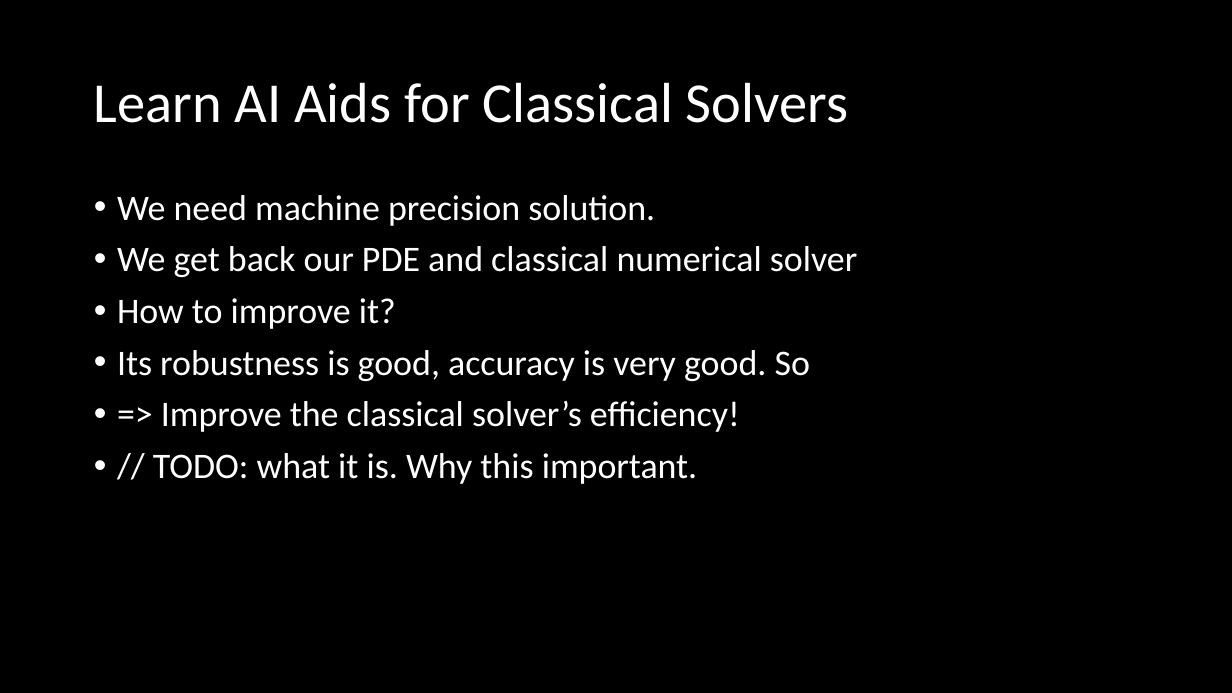
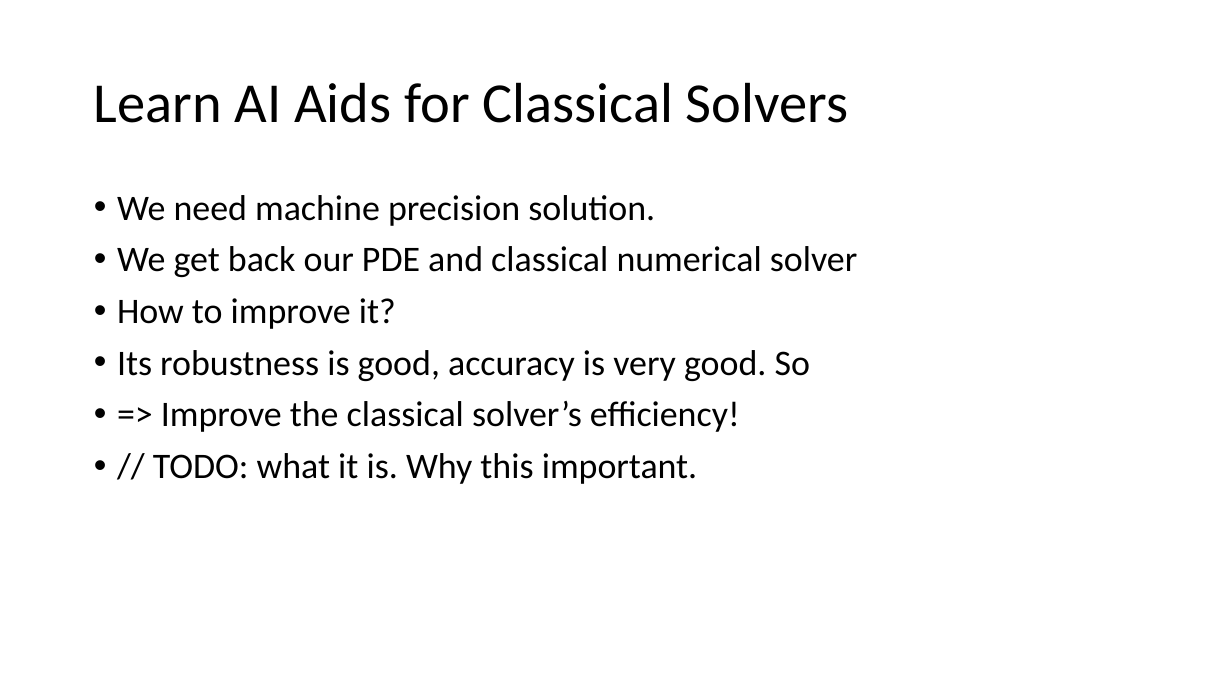
Before and after one commit to Adversarr/ai-for-sim-ustc-cg26, a slide deck: slide 14 of ai4s-cg-26.pptx (slide 13 before the commit). Drawn at 1232x693 pixels with LibreOffice and Linux fonts; fonts in the diff are those of the drawing. Boxes give left, top, right and bottom in pixels: in the first picture for what was removed or moved away, otherwise in the second. Text is boxed around its words. In the diff, an @@ line names an element or a change of style, - is before the commit and + after.

```diff
--- a/ai4s-cg-26.pptx
+++ b/ai4s-cg-26.pptx
@@ background #000000 to #FFFFFF @@
@@ title "Learn AI Aids for Classical ..." at [94, 82, 848, 123]: text colour #FFFFFF to #000000 @@
@@ text "We need machine precision solution." at [117, 195, 857, 484]: text colour #FFFFFF to #000000 @@
```
Also in this commit, not shown: 15 other slides changed, 2 slides added, 1 slide removed, 13 other files.
